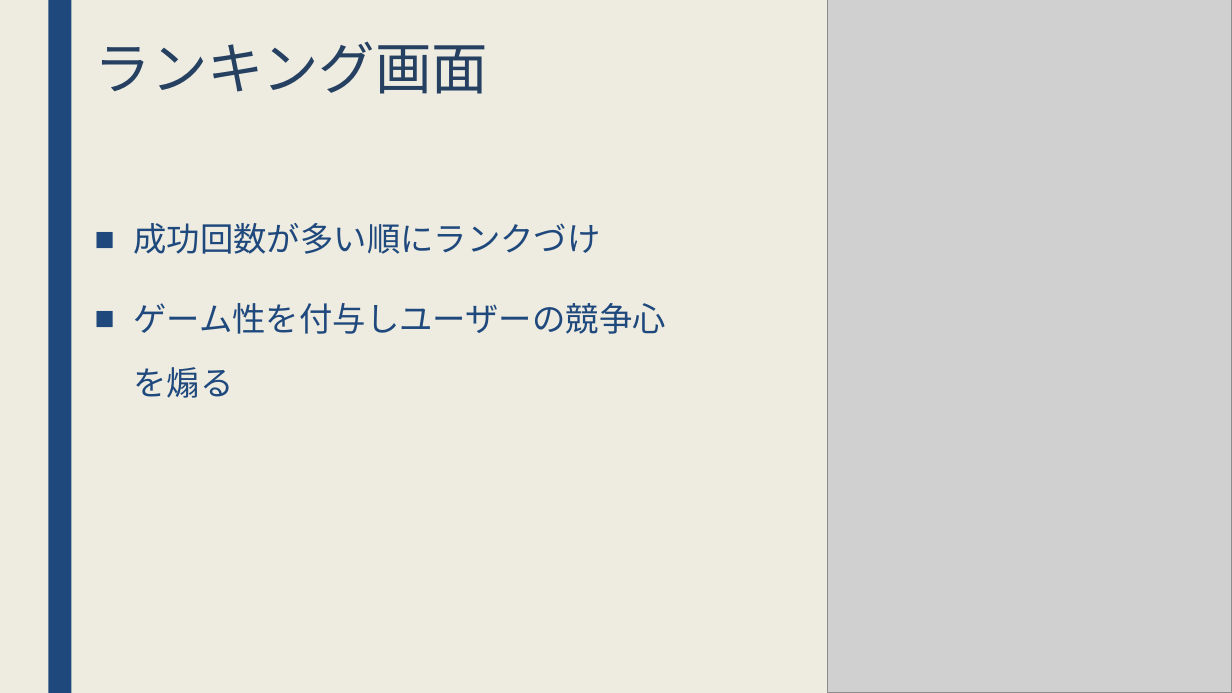
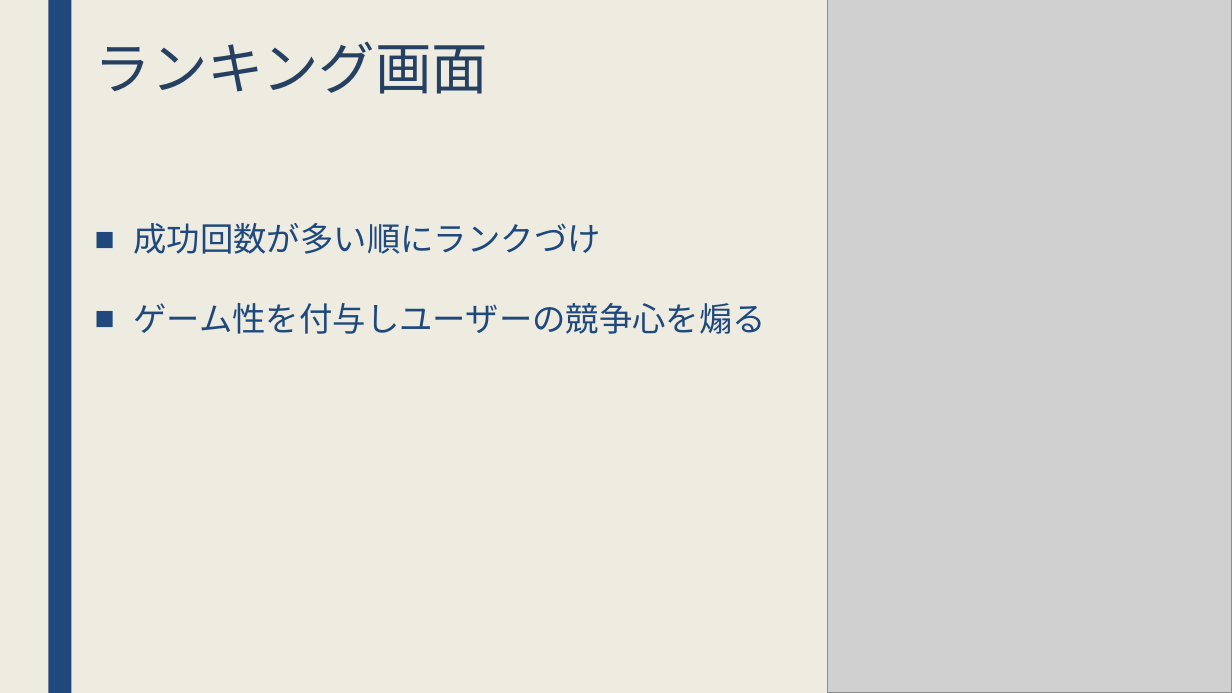
Before and after one commit to jack-app/jackhack2018_F, a slide deck: slide 11 of htmlcss/pptx/teamF.pptx (slide 9 before the commit). Drawn at 1232x693 pixels with LibreOffice and Linux fonts; fonts in the diff are those of the drawing; grey boxes stand for pictures. Boxes give left, top, right and bottom in pixels: in the first picture for what was removed or moved away, otherwise in the second. Text is boxed around its words. In the diff, an @@ line names an element or a change of style, - is before the commit and + after.

```diff
--- a/htmlcss/pptx/teamF.pptx
+++ b/htmlcss/pptx/teamF.pptx
@@ text "成功回数が多い順にランクづけ" rewrapped from [133,223,665,398] to [133,223,766,334] @@
```
Also in this commit, not shown: 4 other slides changed, 5 slides added, 1 slide removed.
